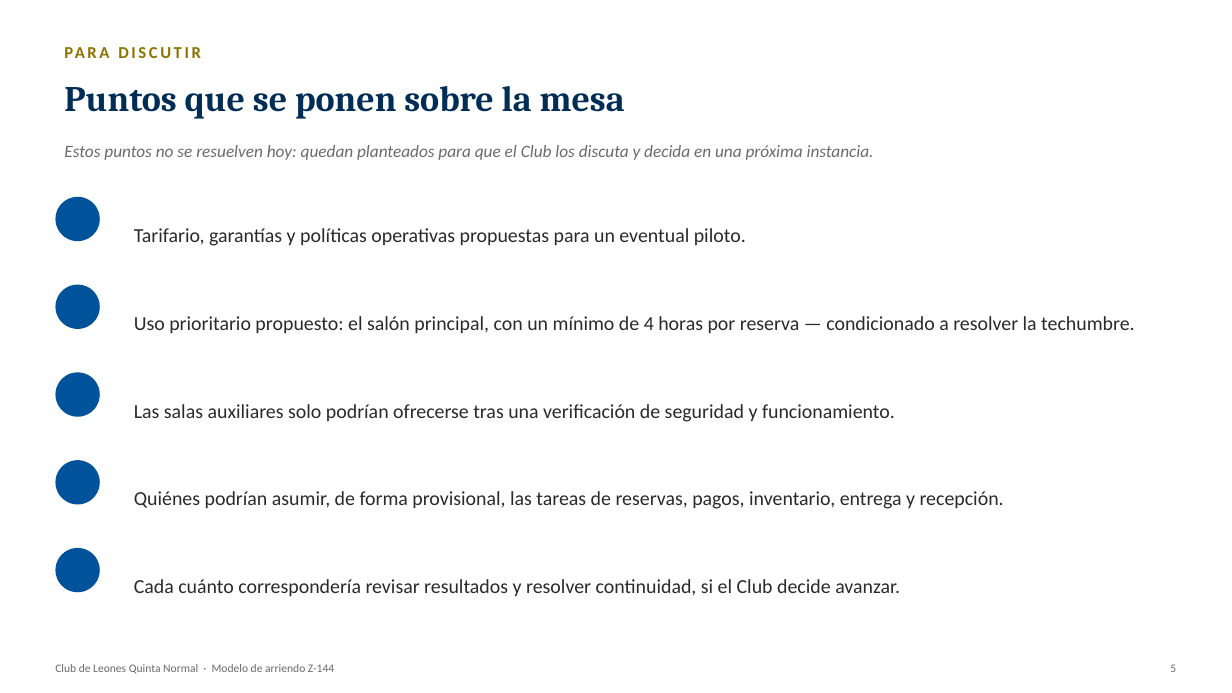
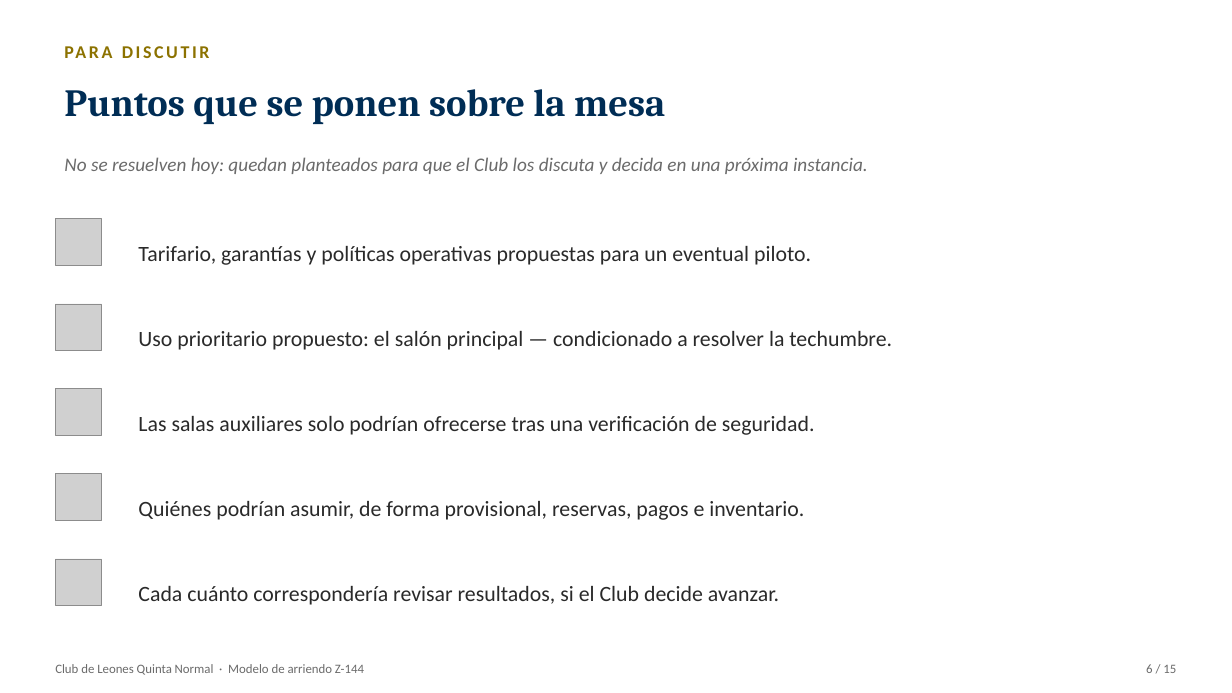
Before and after one commit to wbarrientosd-svg/claude, a slide deck: slide 6 of informes/Presentacion_Modelo_Arriendo_Club_Leones_Z144.pptx (slide 5 before the commit). Drawn at 1232x693 pixels with LibreOffice and Linux fonts; fonts in the diff are those of the drawing; grey boxes stand for pictures; background and template pictures are left out. Boxes give left, top, right and bottom in pixels: in the first picture for what was removed or moved away, otherwise in the second. Text is boxed around its words. In the diff, an @@ line names an element or a change of style, - is before the commit and + after.

```diff
--- a/informes/Presentacion_Modelo_Arriendo_Club_Leones_Z144.pptx
+++ b/informes/Presentacion_Modelo_Arriendo_Club_Leones_Z144.pptx
@@ text "PARA DISCUTIR" at box(55, 37, 1072, 67): size 13 to 14 pt @@
@@ text "Puntos que se ponen sobre ..." at box(64, 89, 665, 124): size 28 to 30 pt @@
@@ text at box(64, 157, 868, 174): text changed; size 13.5 to 15 pt @@
-Estos puntos no se resuelven hoy: quedan planteados para que el Club los discuta y decida en una próxima instancia.
+No se resuelven hoy: quedan planteados para que el Club los discuta y decida en una próxima instancia.
@@ ellipse removed at box(55, 197, 100, 241) @@
@@ text "Tarifario, garantías y políticas operativas ...": place and size @@
-text "Tarifario, garantías y políticas operativas ..." at box(134, 228, 746, 246)
+text "Tarifario, garantías y políticas operativas ..." at box(138, 246, 811, 265)
@@ text "Tarifario, garantías y políticas operativas ..." at box(138, 246, 811, 265): size 15.5 to 17 pt; line spacing 1.1 to 1.15 @@
@@ picture added at box(55, 219, 102, 265) @@
@@ ellipse removed at box(55, 285, 100, 329) @@
@@ picture added at box(55, 304, 102, 350) @@
@@ text at box(138, 331, 892, 350): text changed; size 15.5 to 17 pt @@
-Uso prioritario propuesto: el salón principal, con un mínimo de 4 horas por reserva — condicionado a resolver la techumbre.
+Uso prioritario propuesto: el salón principal — condicionado a resolver la techumbre.
@@ ellipse removed at box(55, 372, 100, 417) @@
@@ picture added at box(55, 389, 102, 435) @@
@@ text at box(138, 416, 815, 435): text changed; size 15.5 to 17 pt @@
-Las salas auxiliares solo podrían ofrecerse tras una verificación de seguridad y funcionamiento.
+Las salas auxiliares solo podrían ofrecerse tras una verificación de seguridad.
@@ ellipse removed at box(55, 460, 100, 505) @@
@@ picture added at box(55, 474, 102, 520) @@
@@ text at box(138, 501, 804, 520): text changed; size 15.5 to 17 pt @@
-Quiénes podrían asumir, de forma provisional, las tareas de reservas, pagos, inventario, entrega y recepción.
+Quiénes podrían asumir, de forma provisional, reservas, pagos e inventario.
@@ ellipse removed at box(55, 548, 100, 592) @@
@@ picture added at box(55, 559, 102, 605) @@
@@ text at box(138, 586, 779, 605): text changed; size 15.5 to 17 pt @@
-Cada cuánto correspondería revisar resultados y resolver continuidad, si el Club decide avanzar.
+Cada cuánto correspondería revisar resultados, si el Club decide avanzar.
@@ text "Club de Leones Quinta Normal ..." at box(55, 664, 364, 675): size 9 to 10 pt @@
@@ text added at box(1146, 664, 1176, 673), 10 pt, text #6B6B6B @@
+6 / 15
@@ text removed at box(1170, 664, 1176, 672) @@
-5
```
Also in this commit, not shown: 10 other slides changed, 4 slides added, 1 other file.
